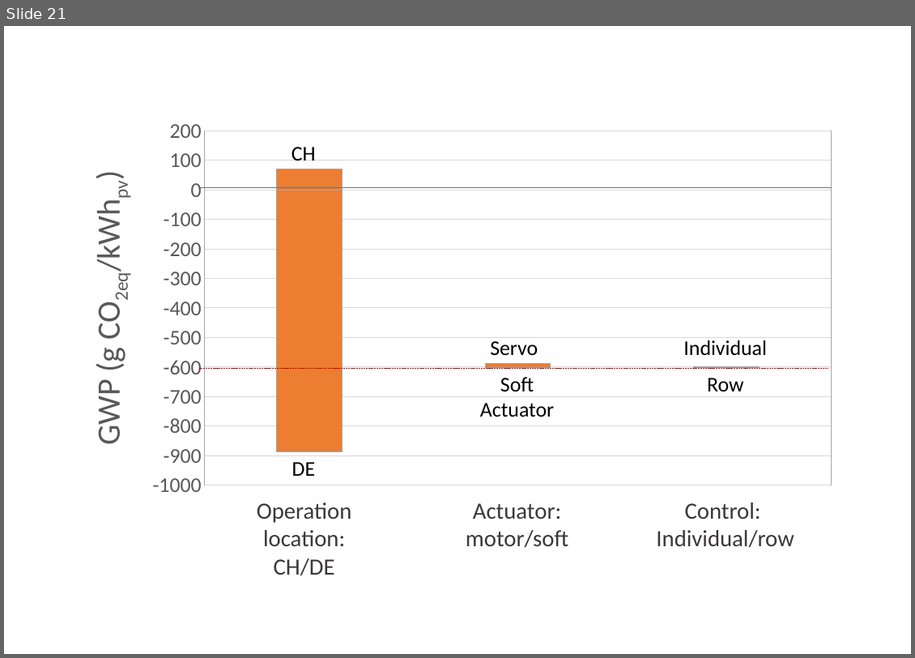
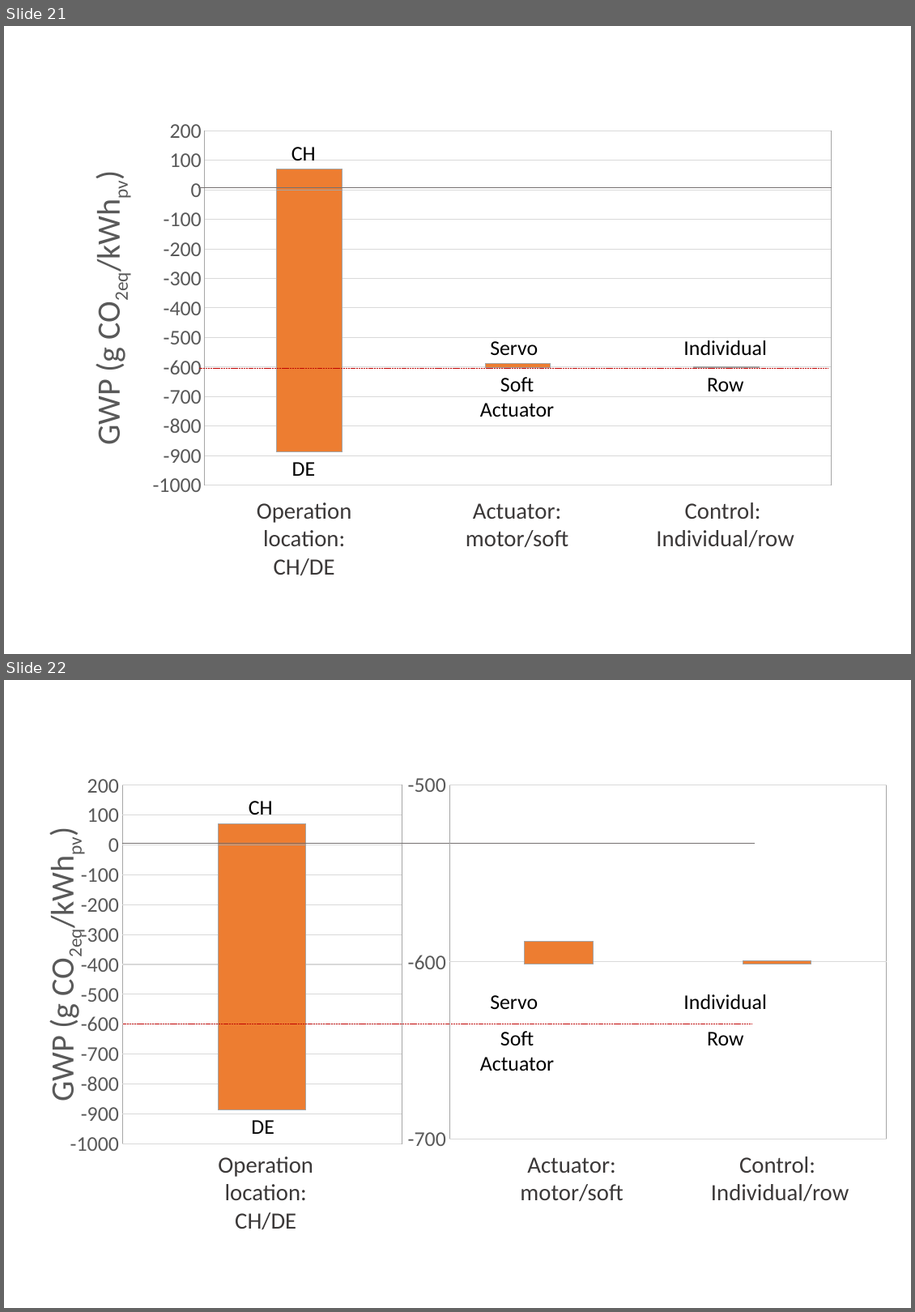
Before and after one commit to architecture-building-systems/LCA_Paper, a slide deck: elsarticle/Images/Thesis charts.pptx. Shown one above the other, each under a label of ours: slide 21 before the commit, slides 21 and 22 after it. The pictures are 915x658 and 915x1312 pixels, drawn with LibreOffice and Linux fonts; fonts in the diff are those of the drawing. Boxes give left, top, right and bottom in pixels: in the first picture for what was removed or moved away, otherwise in the second. Text is boxed around its words. In the diff, an @@ line names an element or a change of style, - is before the commit and + after.

Commit message:
sensitivity

```diff
--- a/elsarticle/Images/Thesis charts.pptx
+++ b/elsarticle/Images/Thesis charts.pptx
@@ slide 22 added at [4,680,911,1308], background #FFFFFF @@
@@ column stacked chart added at [38,763,462,1159] @@
+categories: 1
+Series 1: -890
+Series 2: 70
@@ column stacked chart added at [398,764,896,1160] @@
+categories: 1, 2
+Series 1: -590, -600
+Series 2: -10, 0
@@ text added at [249,801,273,815], 18 pt, text #000000 @@
+CH
@@ line added from (122, 844) to (756, 844), #767171 0.5 pt @@
@@ text added at [490,995,538,1009], 18 pt, text #000000 @@
+Servo
@@ text added at [684,994,766,1010], 18 pt, text #000000 @@
+Individual
@@ line added from (124, 1024) to (752, 1024), #C00000 0.25 pt dashed @@
@@ text added at [480,1031,554,1070], 18 pt, text #000000 @@
+Soft
+Actuator
@@ text added at [707,1032,744,1045], 18 pt, text #000000 @@
+Row
@@ text added at [251,1120,274,1134], 18 pt, text #000000 @@
+DE
@@ text added at [218,1156,313,1229], 20 pt, text #3B3838 @@
+Operation location: CH/DE
@@ text added at [520,1157,623,1202], 20 pt, text #3B3838 @@
+Actuator: motor/soft
@@ text added at [711,1156,849,1202], 20 pt, text #3B3838 @@
+Control:
+Individual/row
```
